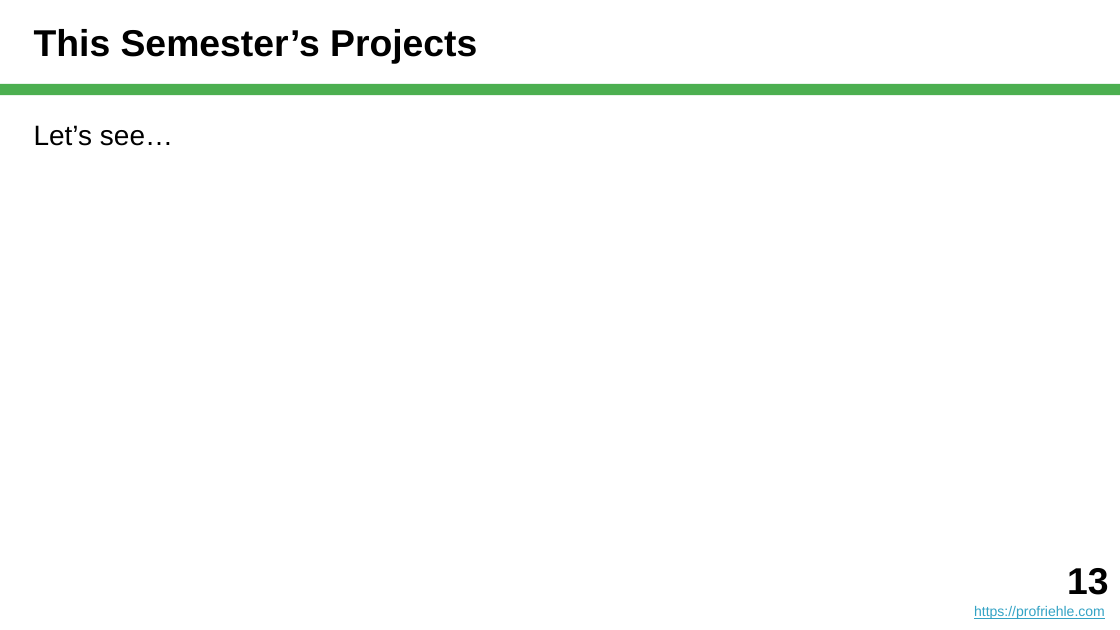
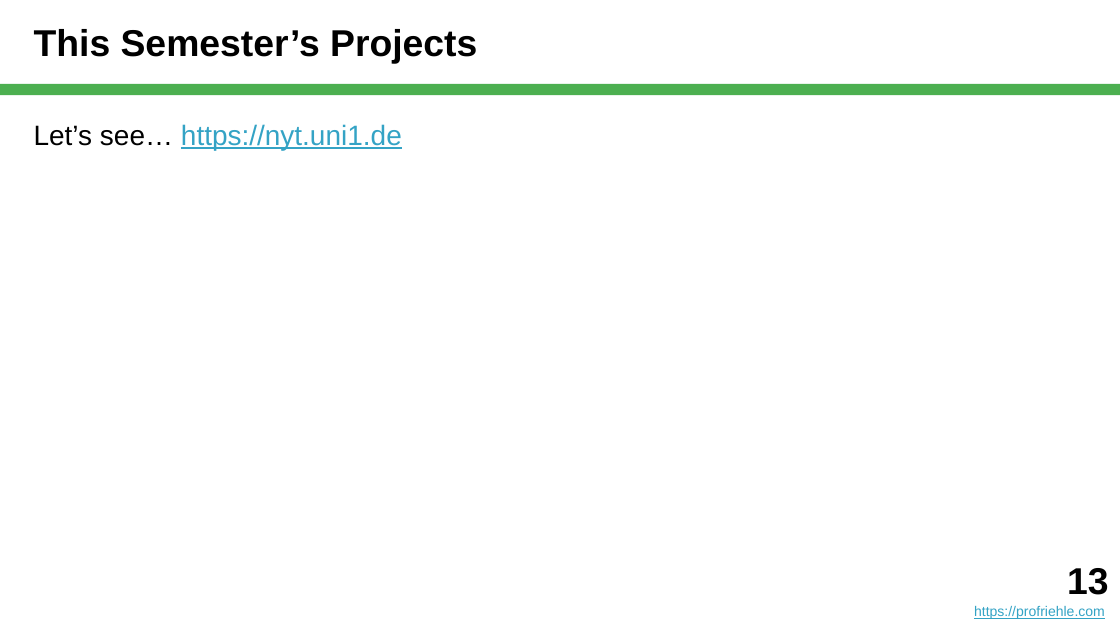
Before and after one commit to dirkriehle/nyt-course, a slide deck: slide 13 of Lecture slides/NYT A01 - Introduction.pptx. Drawn at 1120x630 pixels with LibreOffice and Linux fonts; fonts in the diff are those of the drawing. Boxes give left, top, right and bottom in pixels: in the first picture for what was removed or moved away, otherwise in the second. Text is boxed around its words. In the diff, an @@ line names an element or a change of style, - is before the commit and + after.

```diff
--- a/Lecture slides/NYT A01 - Introduction.pptx
+++ b/Lecture slides/NYT A01 - Introduction.pptx
@@ text at (34,124,402,150): text changed; text colour #000000 to #34A3C5 @@
-Let’s see…
+Let’s see… https://nyt.uni1.de
```
Also in this commit, not shown: 6 other slides changed, 40 other files.
